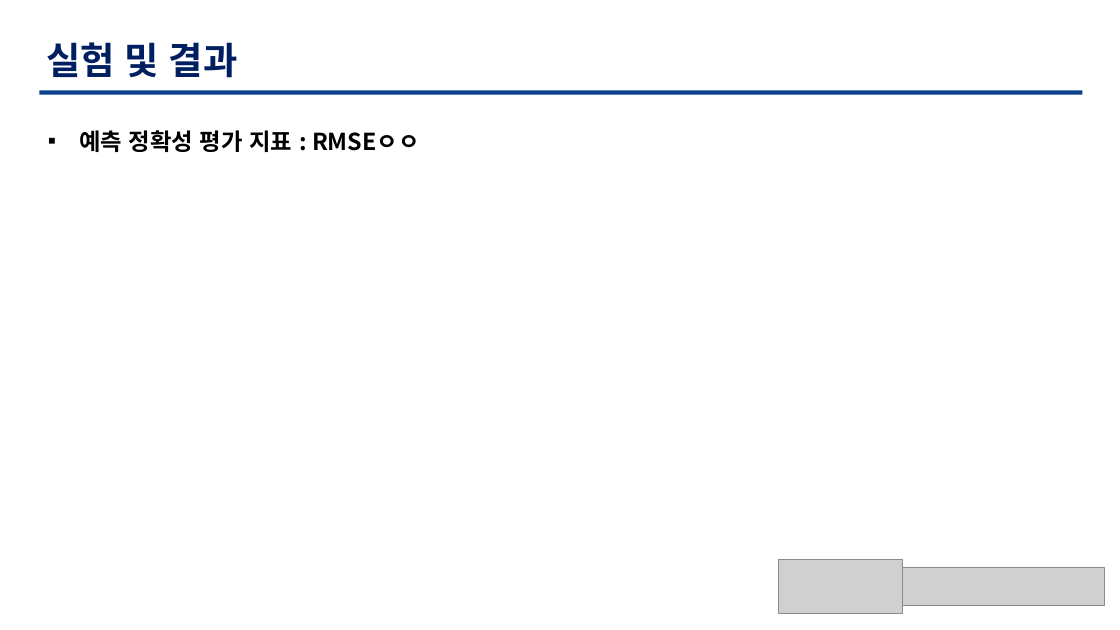
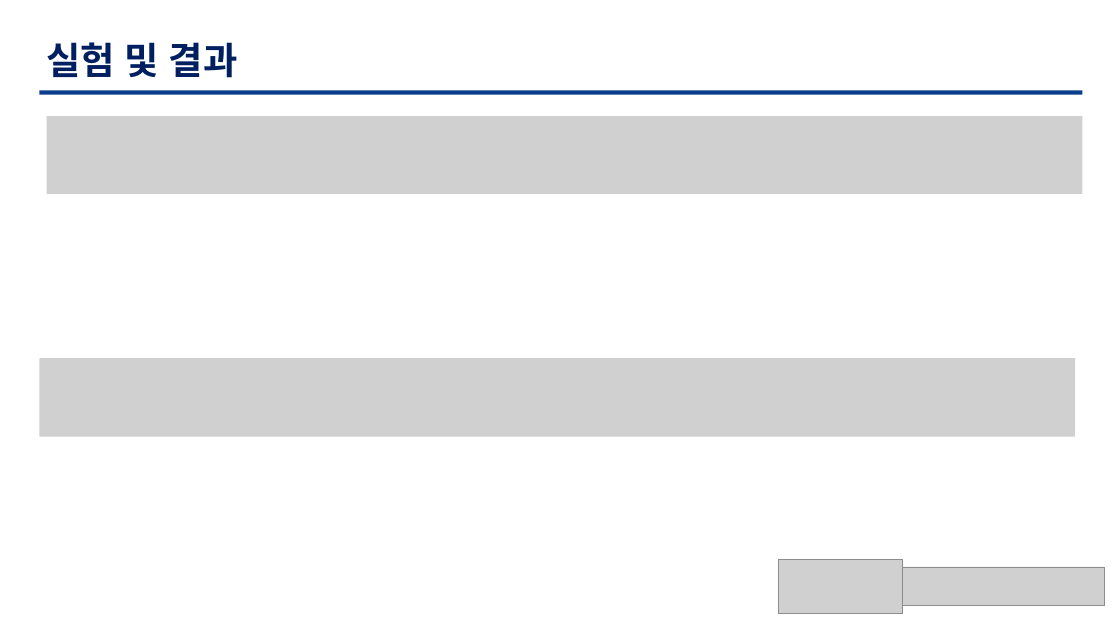
Before and after one commit to TaegyuHan/Solar_radiation_prediction_model, a slide deck: slide 12 of KICS_PT/[KICS] 모델 poster.pptx. Drawn at 1120x630 pixels with LibreOffice and Linux fonts; fonts in the diff are those of the drawing; grey boxes stand for pictures. Boxes give left, top, right and bottom in pixels: in the first picture for what was removed or moved away, otherwise in the second. Text is boxed around its words. In the diff, an @@ line names an element or a change of style, - is before the commit and + after.

Commit message:
수정중

```diff
--- a/KICS_PT/[KICS] 모델 poster.pptx
+++ b/KICS_PT/[KICS] 모델 poster.pptx
@@ picture added at <box>47,116,1083,194</box> @@
@@ text removed at <box>79,130,420,152</box> @@
-▪ 예측 정확성 평가 지표 : RMSEㅇㅇ
@@ picture added at <box>39,358,1075,437</box> @@
```
